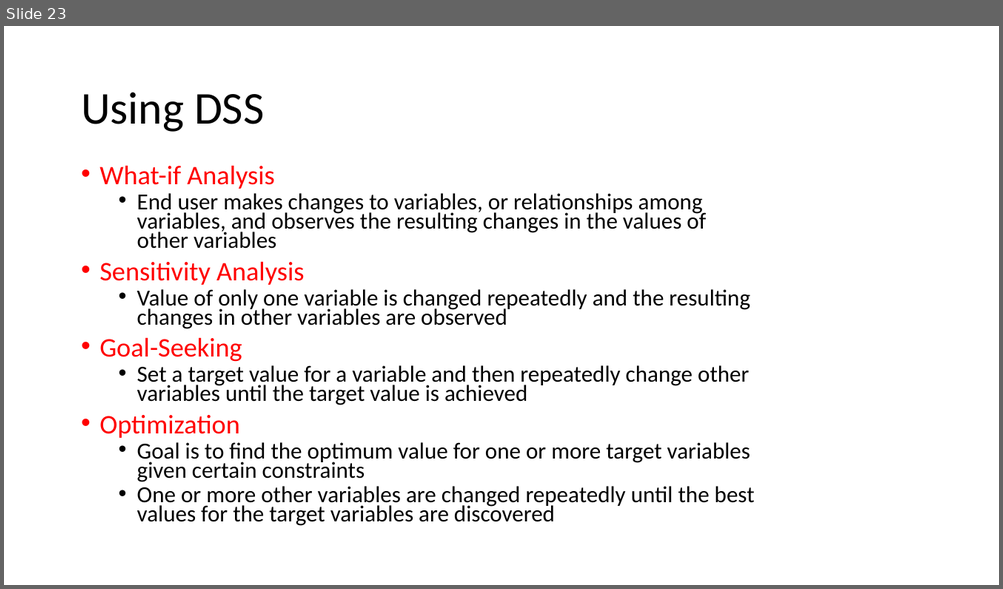
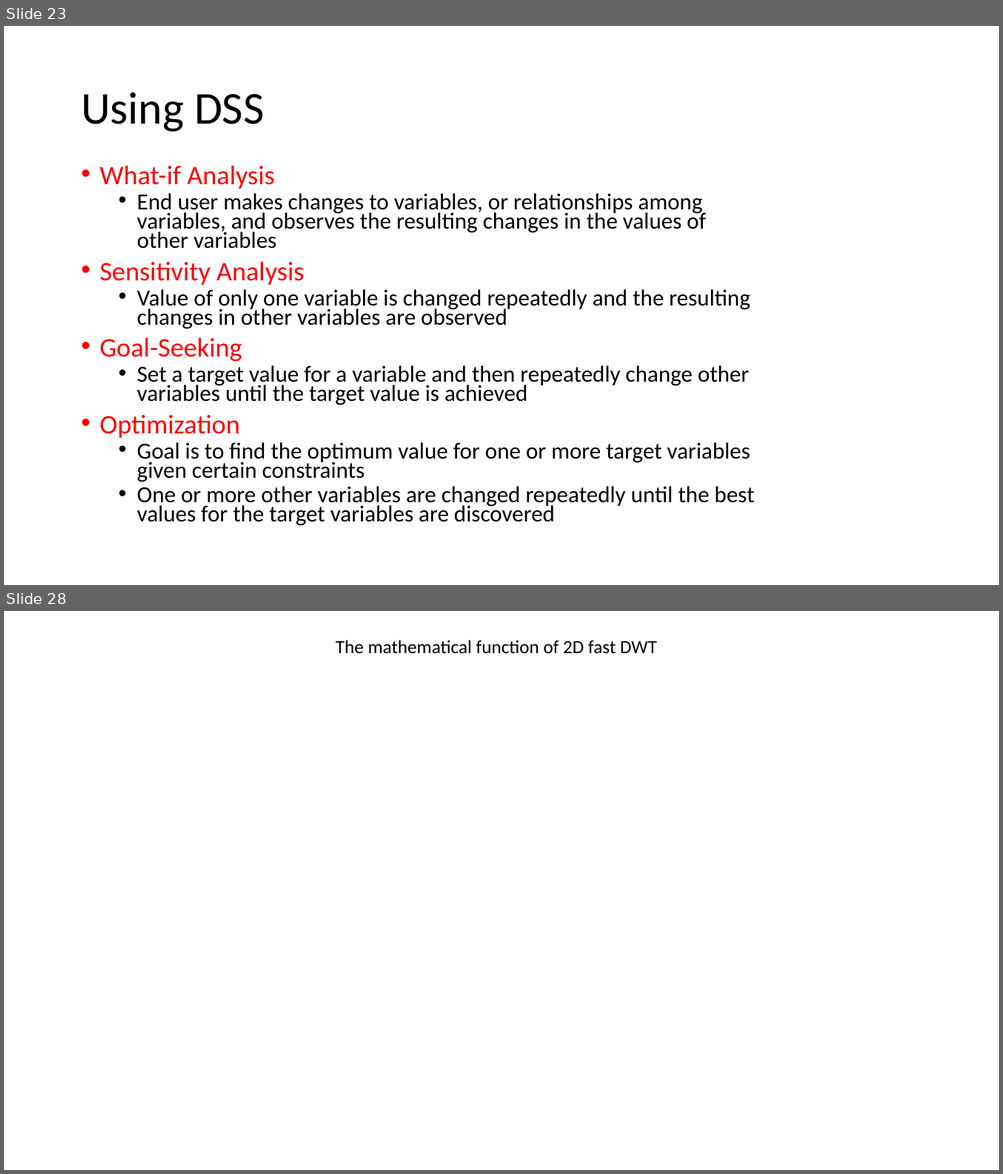
Before and after one commit to ynsy/AutomatedNegotiationAgent, a slide deck: Decision Support System.pptx. Shown one above the other, each under a label of ours: slide 23 before the commit, slides 23 and 28 after it; the slides between them are not shown. The pictures are 1003x589 and 1003x1174 pixels, drawn with LibreOffice and Linux fonts; fonts in the diff are those of the drawing; background and template pictures are left out. Boxes give left, top, right and bottom in pixels: in the first picture for what was removed or moved away, otherwise in the second. Text is boxed around its words. In the diff, an @@ line names an element or a change of style, - is before the commit and + after.

```diff
--- a/Decision Support System.pptx
+++ b/Decision Support System.pptx
@@ slide 28 added at (4,611,999,1170), background picture (left out) @@
@@ text added at (336,640,657,654), 18 pt, text #000000 @@
+The mathematical function of 2D fast DWT
```
Also in this commit, not shown: 9 other slides added, 1 slide removed.
